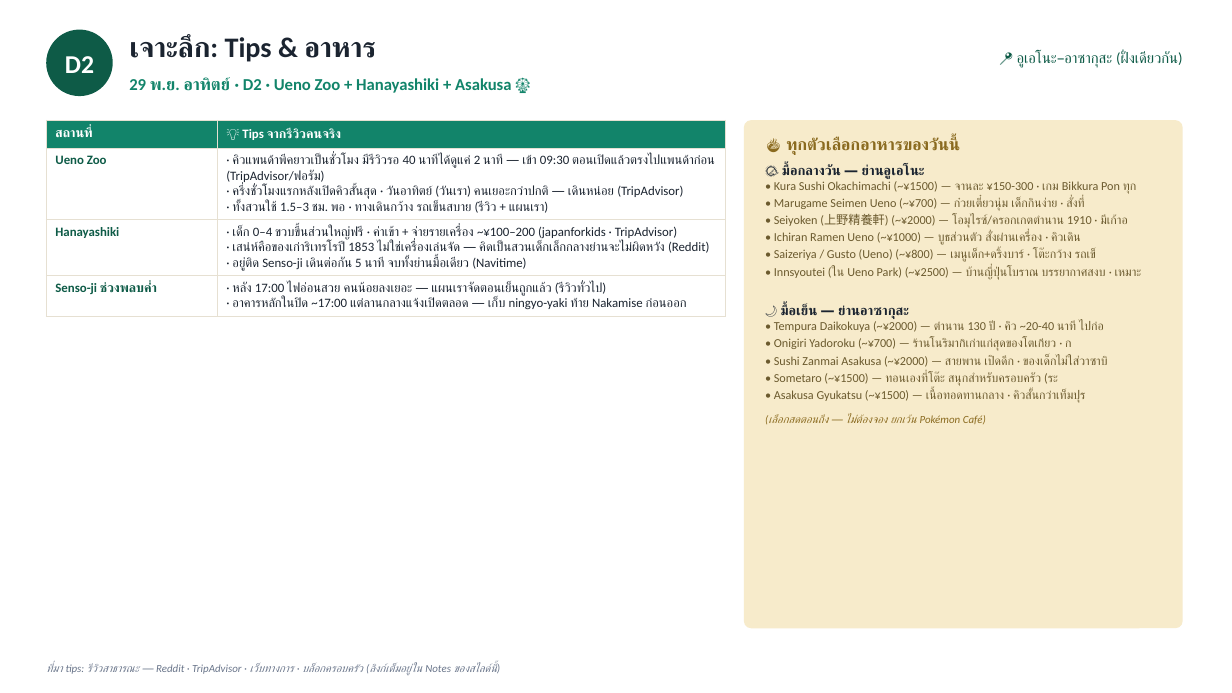
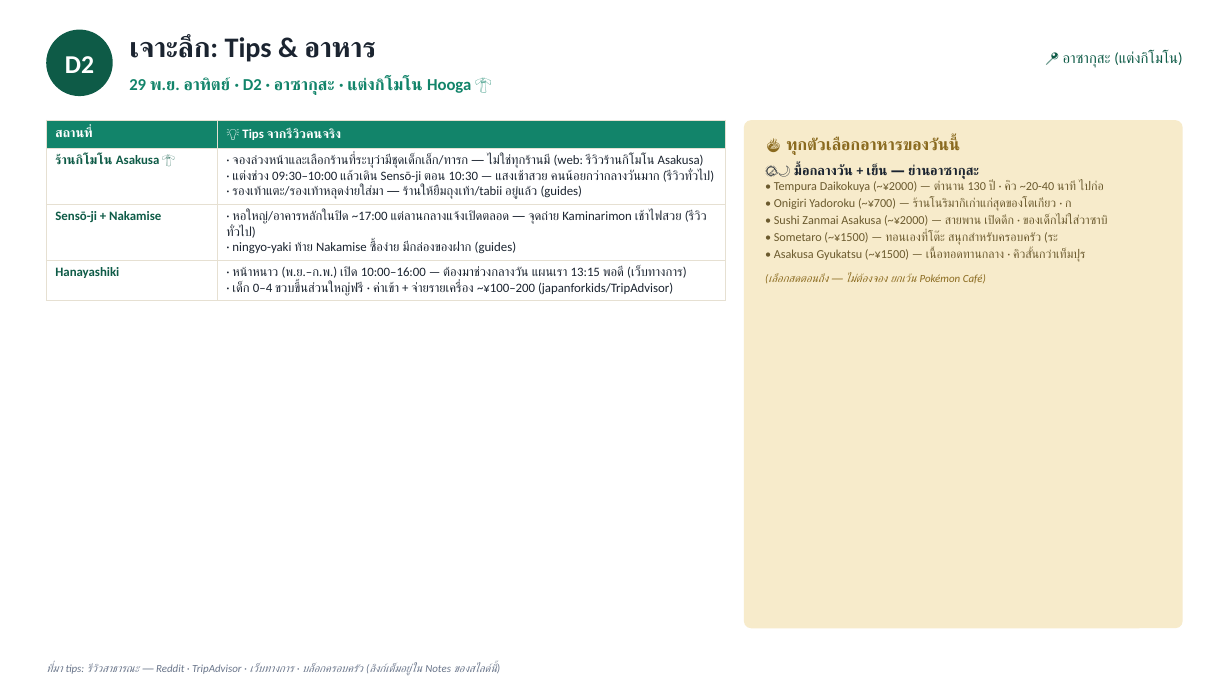
Before and after one commit to aphiwatgo5/tokyo-trip-planner, a slide deck: slide 6 of Tokyo_Trip_Plan_2026.pptx. Drawn at 1232x693 pixels with LibreOffice and Linux fonts; fonts in the diff are those of the drawing. Boxes give left, top, right and bottom in pixels: in the first picture for what was removed or moved away, otherwise in the second. Text is boxed around its words. In the diff, an @@ line names an element or a change of style, - is before the commit and + after.

```diff
--- a/Tokyo_Trip_Plan_2026.pptx
+++ b/Tokyo_Trip_Plan_2026.pptx
@@ text at box(1063, 50, 1182, 68): text changed @@
-📍 อูเอโนะ–อาซากุสะ (ฝั่งเดียวกัน)
+📍 อาซากุสะ (แต่งกิโมโน)
@@ text at box(129, 78, 471, 95): text changed @@
-29 พ.ย. อาทิตย์ · D2 · Ueno Zoo + Hanayashiki + Asakusa 🎡
+29 พ.ย. อาทิตย์ · D2 · อาซากุสะ · แต่งกิโมโน Hooga 👘
@@ table at box(46, 120, 726, 300) @@
-row 2, column 1: Ueno Zoo
+row 2, column 1: ร้านกิโมโน Asakusa 👘
-row 2, column 2: · คิวแพนด้าพีคยาวเป็นชั่วโมง มีรีวิวรอ 40 นาทีได้ดูแค่ 2 นาที — เข้า 09:30 ตอนเปิดแล้วตรงไปแพนด้าก่อน (TripAdvisor/ฟอรัม) / · ครึ่งชั่วโมงแรกหลังเปิดคิวสั้นสุด · วันอาทิตย์ (วันเรา) คนเยอะกว่าปกติ — เดินหน่อย (TripAdvisor) / · ทั้งสวนใช้ 1.5–3 ชม. พอ · ทางเดินกว้าง รถเข็นสบาย (รีวิว + แผนเรา)
+row 2, column 2: · จองล่วงหน้าและเลือกร้านที่ระบุว่ามีชุดเด็กเล็ก/ทารก — ไม่ใช่ทุกร้านมี (web: รีวิวร้านกิโมโน Asakusa) / · แต่งช่วง 09:30–10:00 แล้วเดิน Sensō-ji ตอน 10:30 — แสงเช้าสวย คนน้อยกว่ากลางวันมาก (รีวิวทั่วไป) / · รองเท้าแตะ/รองเท้าหลุดง่ายใส่มา — ร้านให้ยืมถุงเท้า/tabii อยู่แล้ว (guides)
-row 3, column 1: Hanayashiki
+row 3, column 1: Sensō-ji + Nakamise
-row 3, column 2: · เด็ก 0–4 ขวบขึ้นส่วนใหญ่ฟรี · ค่าเข้า + จ่ายรายเครื่อง ~¥100–200 (japanforkids · TripAdvisor) / · เสน่ห์คือของเก่าริเทรโรปี 1853 ไม่ใช่เครื่องเล่นจัด — คิดเป็นสวนเด็กเล็กกลางย่านจะไม่ผิดหวัง (Reddit) / · อยู่ติด Senso-ji เดินต่อกัน 5 นาที จบทั้งย่านมื้อเดียว (Navitime)
+row 3, column 2: · หอใหญ่/อาคารหลักในปิด ~17:00 แต่ลานกลางแจ้งเปิดตลอด — จุดถ่าย Kaminarimon เช้าไฟสวย (รีวิวทั่วไป) / · ningyo-yaki ท้าย Nakamise ซื้อง่าย มีกล่องของฝาก (guides)
-row 4, column 1: Senso-ji ช่วงพลบค่ำ
+row 4, column 1: Hanayashiki
-row 4, column 2: · หลัง 17:00 ไฟอ่อนสวย คนน้อยลงเยอะ — แผนเราจัดตอนเย็นถูกแล้ว (รีวิวทั่วไป) / · อาคารหลักในปิด ~17:00 แต่ลานกลางแจ้งเปิดตลอด — เก็บ ningyo-yaki ท้าย Nakamise ก่อนออก
+row 4, column 2: · หน้าหนาว (พ.ย.–ก.พ.) เปิด 10:00–16:00 — ต้องมาช่วงกลางวัน แผนเรา 13:15 พอดี (เว็บทางการ) / · เด็ก 0–4 ขวบขึ้นส่วนใหญ่ฟรี · ค่าเข้า + จ่ายรายเครื่อง ~¥100–200 (japanforkids/TripAdvisor)
@@ text at box(794, 164, 979, 179): text changed; size 9.5 to 10.5 pt; text colour #6B5A2E to #1B2430; bold on @@
-🌤 มื้อกลางวัน — ย่านอูเอโนะ
-• Kura Sushi Okachimachi (~¥1500) — จานละ ¥150-300 · เกม Bikkura Pon ทุก
-• Marugame Seimen Ueno (~¥700) — ก๋วยเตี๋ยวนุ่ม เด็กกินง่าย · สั่งที่
-• Seiyoken (上野精養軒) (~¥2000) — โอมุไรซ์/ครอกเกตตำนาน 1910 · มีเก้าอ
-• Ichiran Ramen Ueno (~¥1000) — บูธส่วนตัว สั่งผ่านเครื่อง · คิวเดิน
-• Saizeriya / Gusto (Ueno) (~¥800) — เมนูเด็ก+ดริ้งบาร์ · โต๊ะกว้าง รถเข็
-• Innsyoutei (ใน Ueno Park) (~¥2500) — บ้านญี่ปุ่นโบราณ บรรยากาศสงบ · เหมาะ
-🌙 มื้อเย็น — ย่านอาซากุสะ
+🌤🌙 มื้อกลางวัน + เย็น — ย่านอาซากุสะ
```
Also in this commit, not shown: 18 other slides changed, 27 other files.
